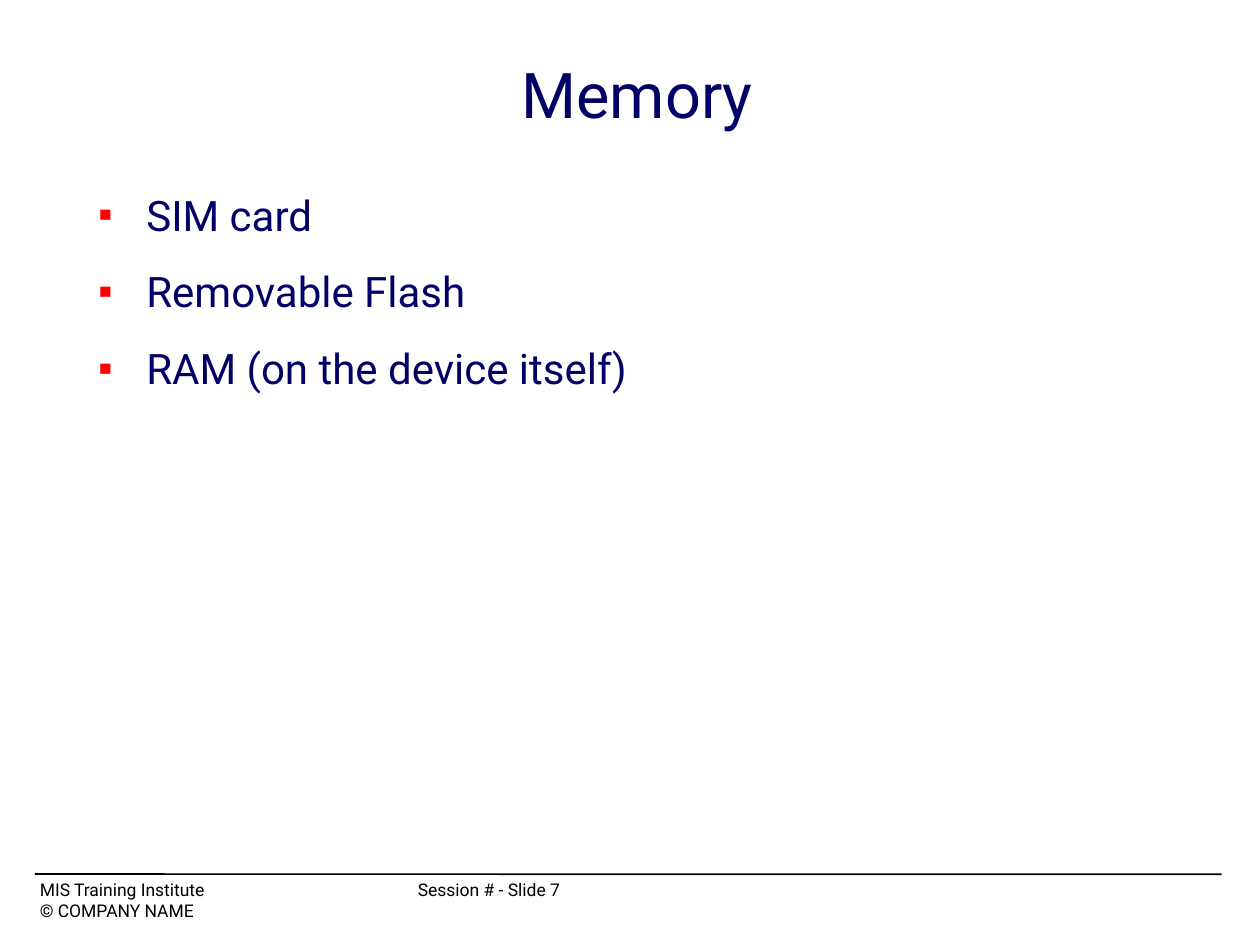
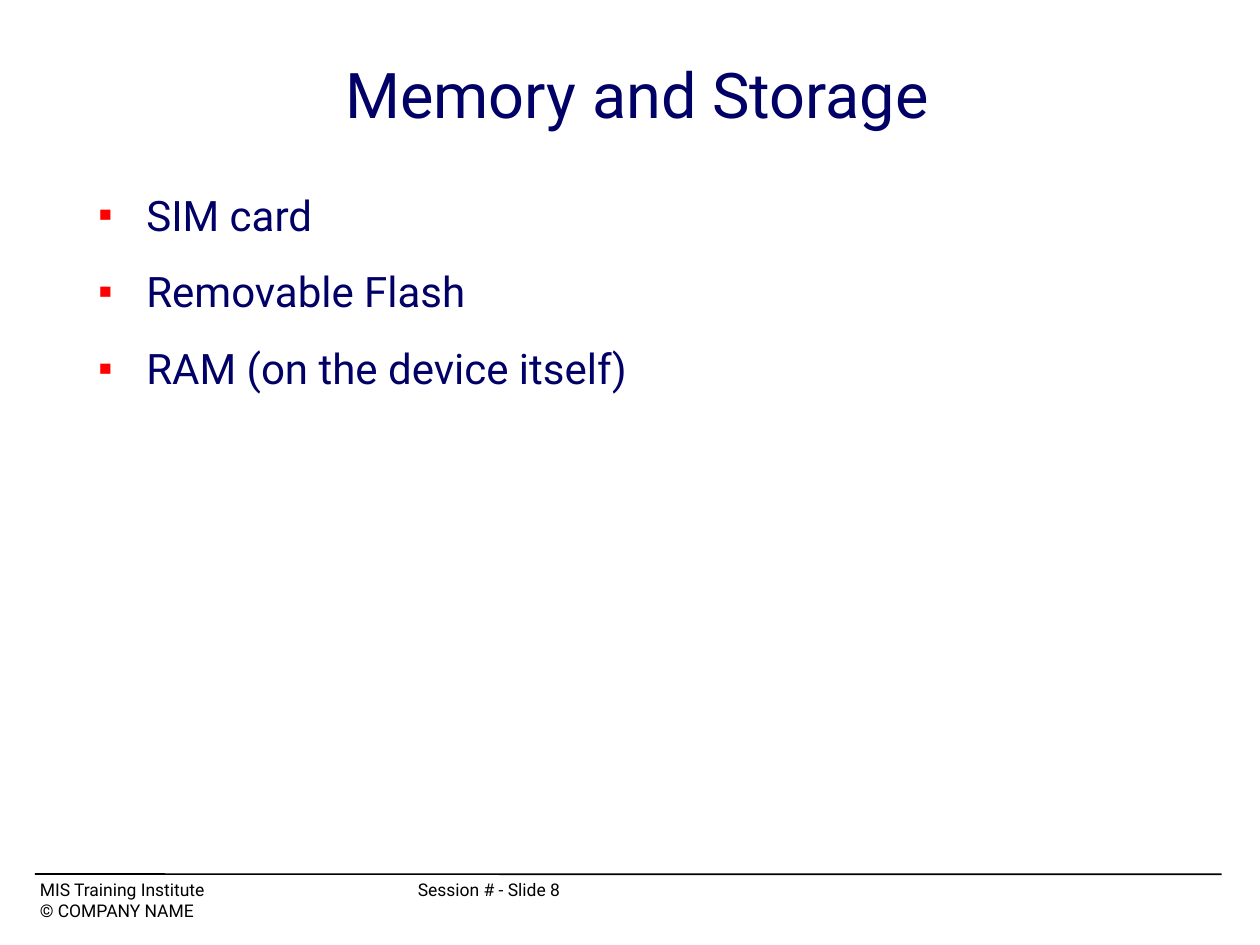
Before and after one commit to mchow01/Security, a slide deck: slide 8 of forensics/android/OS12_C4-mchow.ppt (slide 7 before the commit). Drawn at 1260x945 pixels with LibreOffice and Linux fonts; fonts in the diff are those of the drawing. Boxes give left, top, right and bottom in pixels: in the first picture for what was removed or moved away, otherwise in the second. Text is boxed around its words. In the diff, an @@ line names an element or a change of style, - is before the commit and + after.

```diff
--- a/forensics/android/OS12_C4-mchow.ppt
+++ b/forensics/android/OS12_C4-mchow.ppt
@@ title at (x1=345, y1=70, x2=928, y2=132): text changed @@
-Memory
+Memory and Storage
@@ text at (x1=40, y1=883, x2=560, y2=900): text changed @@
-MIS Training Institute Session # - Slide 7
+MIS Training Institute Session # - Slide 8
```
Also in this commit, not shown: 9 other slides changed, 2 slides added, 29 other files.
